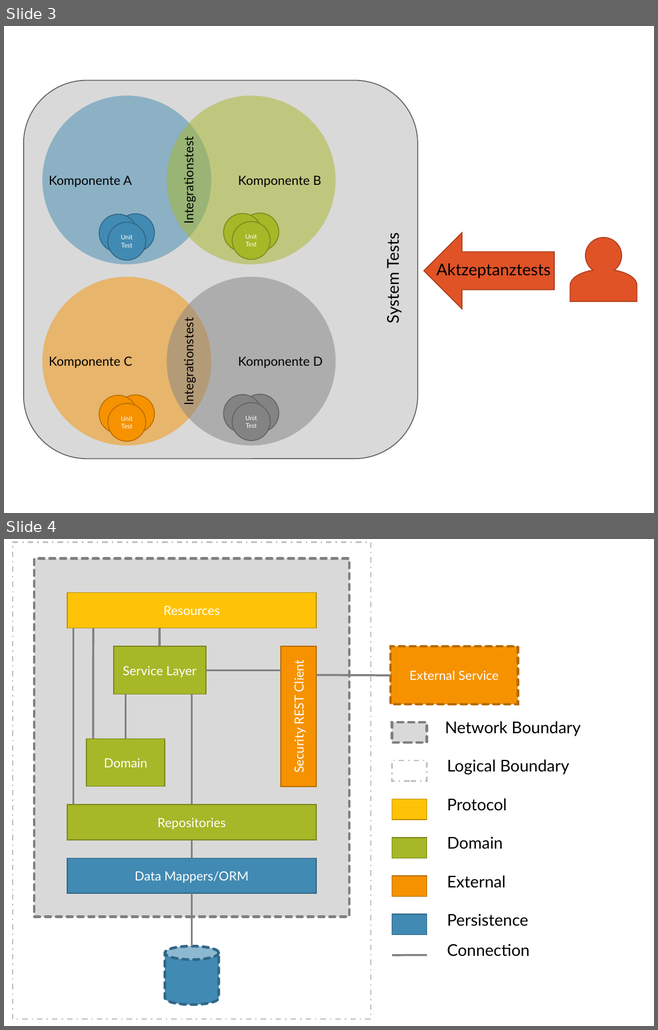
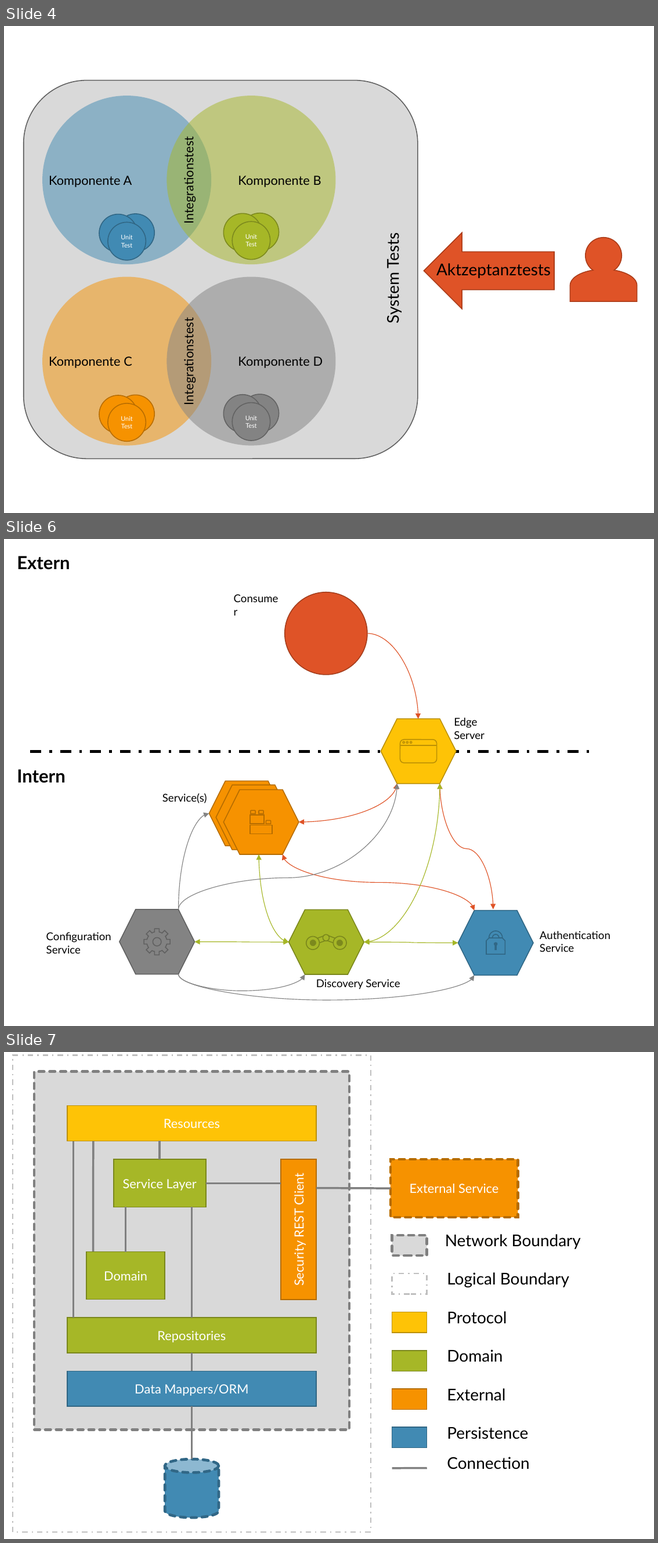
Before and after one commit to FabianWilms/hm-ba, a slide deck: images/ppt/graphics.pptx. Shown one above the other, each under a label of ours: slides 3 and 4 before the commit, slides 4, 6 and 7 after it; the slides between them are not shown. The pictures are 658x1030 and 658x1543 pixels, drawn with LibreOffice and Linux fonts; fonts in the diff are those of the drawing. Boxes give left, top, right and bottom in pixels: in the first picture for what was removed or moved away, otherwise in the second. Text is boxed around its words. In the diff, an @@ line names an element or a change of style, - is before the commit and + after.

```diff
--- a/images/ppt/graphics.pptx
+++ b/images/ppt/graphics.pptx
@@ slide 6 added at [4,539,654,1026], background #FFFFFF @@
@@ text added at [17,556,70,570], 20 pt, text #000000, bold @@
+Extern
@@ text added at [227,588,285,608], 12 pt, text #000000 @@
+Consumer
@@ ellipse added at [285,592,367,675], fill #DF5327, outline #A53D1D 1 pt @@
@@ curved arrow added from (367, 633) to (418, 719), #DF5327 0.75 pt @@
@@ hexagon added at [381,719,456,784], fill #FEC306, outline #BC9004 1 pt @@
@@ text added at [453,718,484,739], 12 pt, text #000000 @@
+Edge Server
@@ group added at [400,740,437,763]: 3 ellipses, 1 rounded rectangle, 1 line @@
@@ line added from (31, 751) to (593, 751), #000000 3 pt dashed @@
@@ text added at [17,769,65,783], 20 pt, text #000000, bold @@
+Intern
@@ text added at [162,793,207,803], 12 pt, text #000000 @@
+Service(s)
@@ curved arrow added from (178, 909) to (397, 784), #838383 0.75 pt @@
@@ curved double arrow added from (298, 822) to (397, 784), #DF5327 0.75 pt @@
@@ curved double arrow added from (364, 943) to (440, 784), #A6B727 0.75 pt @@
@@ curved double arrow added from (440, 784) to (493, 909), #DF5327 0.75 pt @@
@@ curved arrow added from (178, 909) to (209, 814), #838383 0.75 pt @@
@@ group added at [209,781,299,855]: 3 hexagons, 3 snip same rects, 2 rectangles @@
@@ curved double arrow added from (289, 943) to (259, 855), #A6B727 0.75 pt @@
@@ curved double arrow added from (282, 855) to (474, 911), #DF5327 0.75 pt @@
@@ hexagon added at [119,909,195,974], fill #838383, outline #616161 1 pt @@
@@ text added at [46,932,111,954], 12 pt, text #000000 @@
+Configuration
+Service
@@ freeform shape added at [144,929,170,955], fill #838383, outline #616161 1 pt @@
@@ text added at [539,931,610,952], 12 pt, text #000000 @@
+Authentication
+Service
@@ curved double arrow added from (194, 942) to (289, 943), #A6B727 0.75 pt @@
@@ group added at [289,910,364,975]: 5 ellipses, 2 flow chart online storages, 1 hexagon @@
@@ curved double arrow added from (364, 943) to (458, 943), #A6B727 0.75 pt @@
@@ group added at [458,911,534,976]: 1 hexagon, 1 arch (boxed as its full ring), 1 snip same rect, 1 freeform shape @@
@@ curved arrow added from (178, 974) to (305, 975), #838383 0.75 pt @@
@@ curved arrow added from (178, 974) to (474, 976), #838383 0.75 pt @@
@@ text added at [316,979,400,990], 12 pt, text #000000 @@
+Discovery Service
@@ what was slide 3 is now slide 4 @@
@@ what was slide 4 is now slide 7 @@
```
Also in this commit, not shown: 1 slide changed, 1 other slide added, 8 other files.
